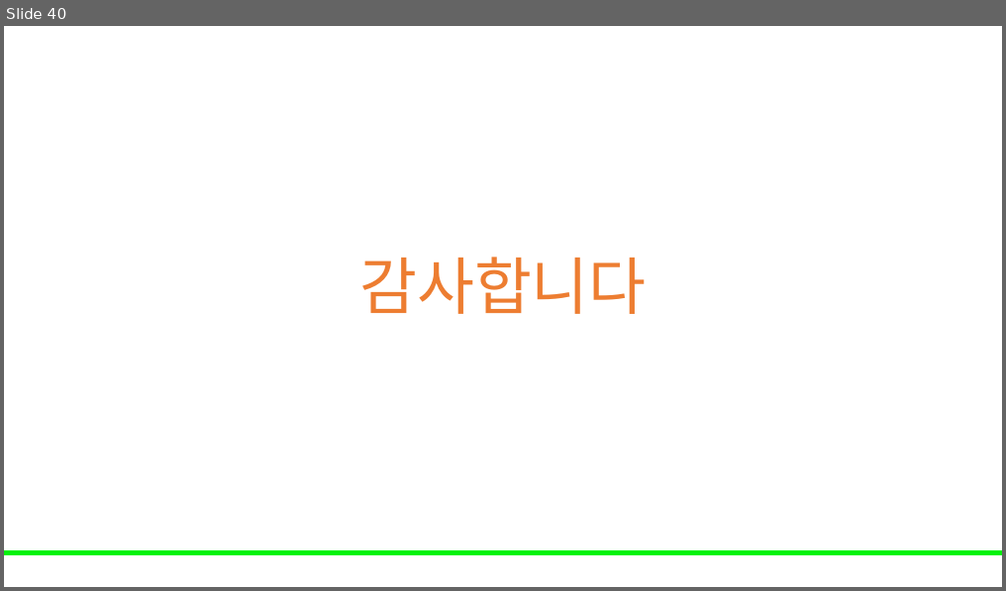
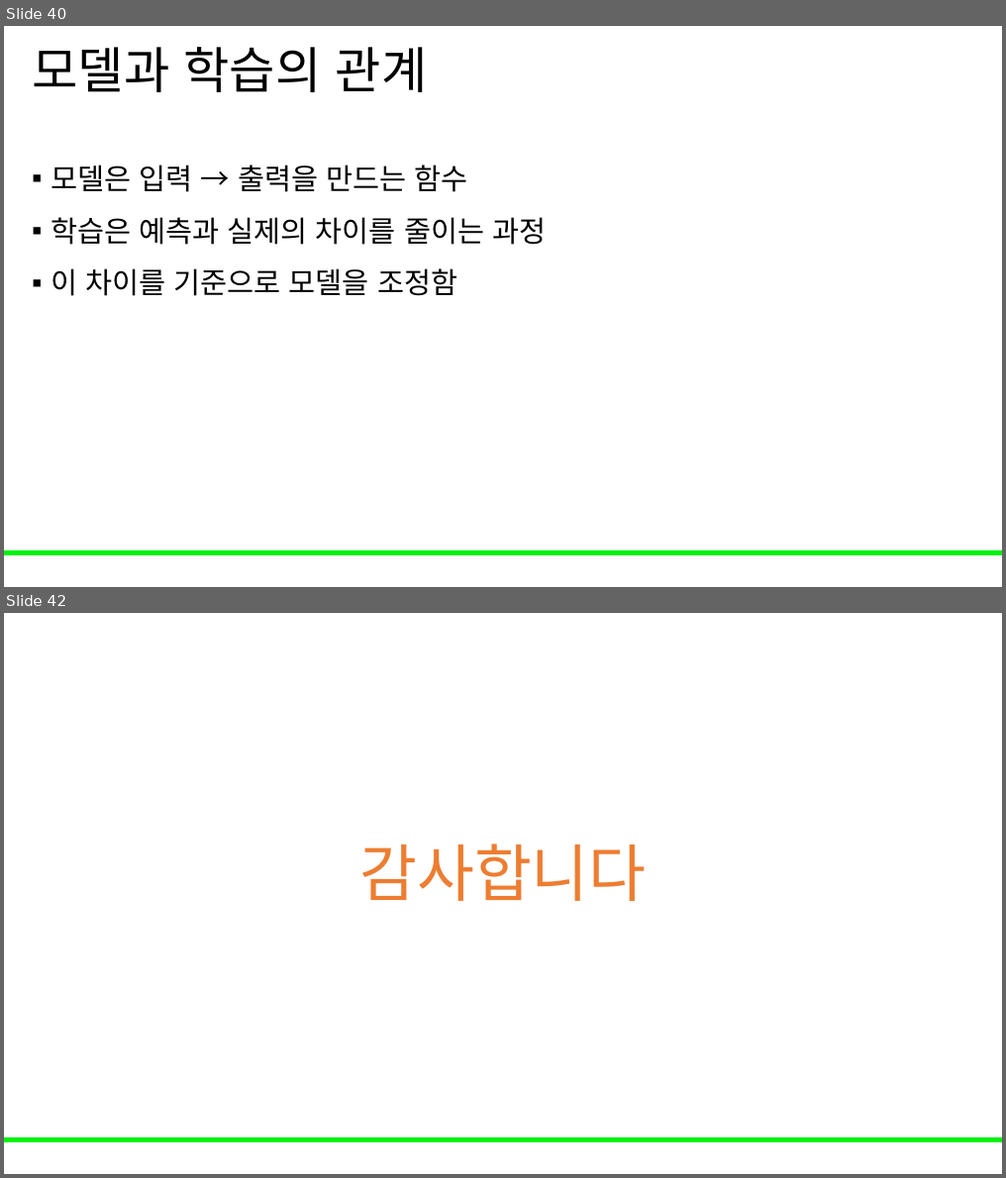
Before and after one commit to Leader-Lesson/KDT_RE_5th, a slide deck: material/5_AI/08_머신러닝 기초.pptx. Shown one above the other, each under a label of ours: slide 40 before the commit, slides 40 and 42 after it; the slides between them are not shown. The pictures are 1006x591 and 1006x1178 pixels, drawn with LibreOffice and Linux fonts; fonts in the diff are those of the drawing; background and template pictures are left out. Boxes give left, top, right and bottom in pixels: in the first picture for what was removed or moved away, otherwise in the second. Text is boxed around its words. In the diff, an @@ line names an element or a change of style, - is before the commit and + after.

```diff
--- a/material/5_AI/08_머신러닝 기초.pptx
+++ b/material/5_AI/08_머신러닝 기초.pptx
@@ slide 40 added at (x1=4, y1=26, x2=1002, y2=587), background #FFFFFF; not listed: 1 template element that a slide beside it also shows @@
@@ title added at (x1=32, y1=47, x2=428, y2=92), 48 pt, text #000000 @@
+모델과 학습의 관계
@@ text added at (x1=51, y1=165, x2=546, y2=296), 28 pt, text #000000 @@
+▪ 모델은 입력 → 출력을 만드는 함수
+▪ 학습은 예측과 실제의 차이를 줄이는 과정
+▪ 이 차이를 기준으로 모델을 조정함
@@ what was slide 40 is now slide 42 @@
```
Also in this commit, not shown: 39 slides changed, 1 other slide added, 5 other files.
